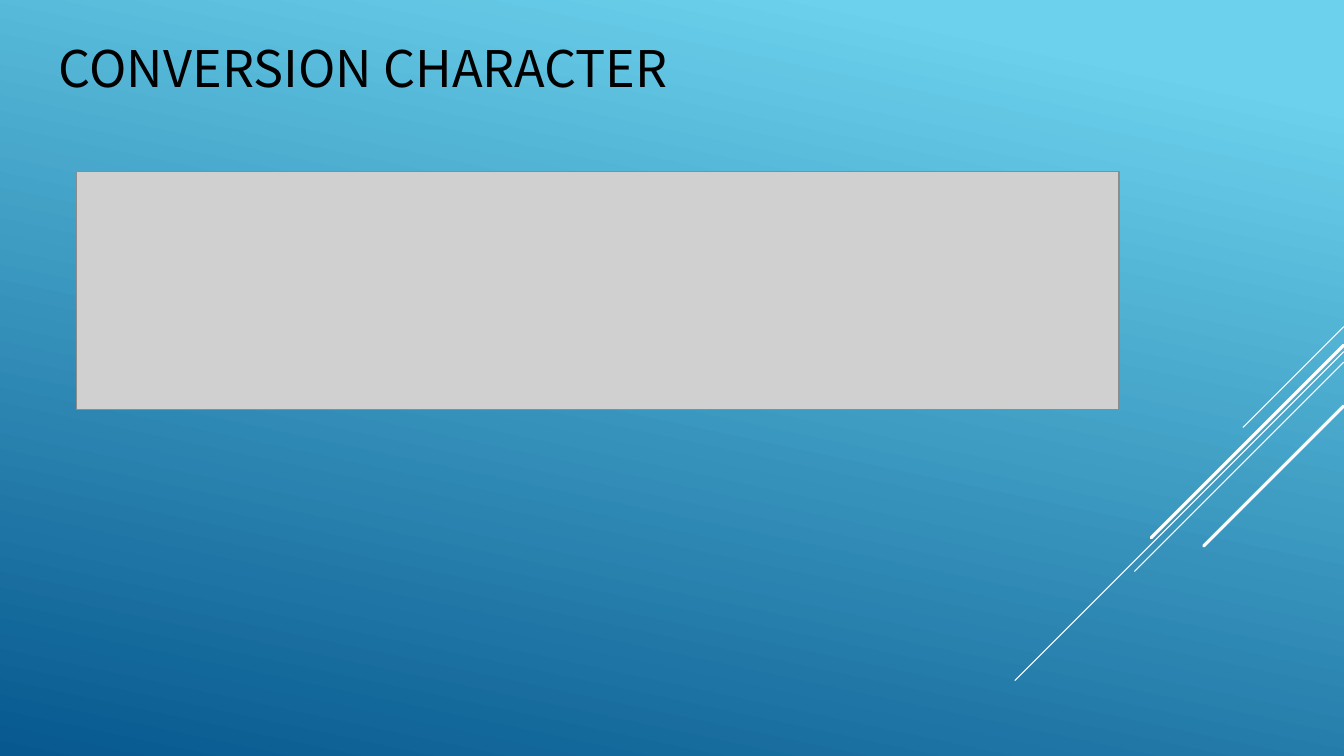
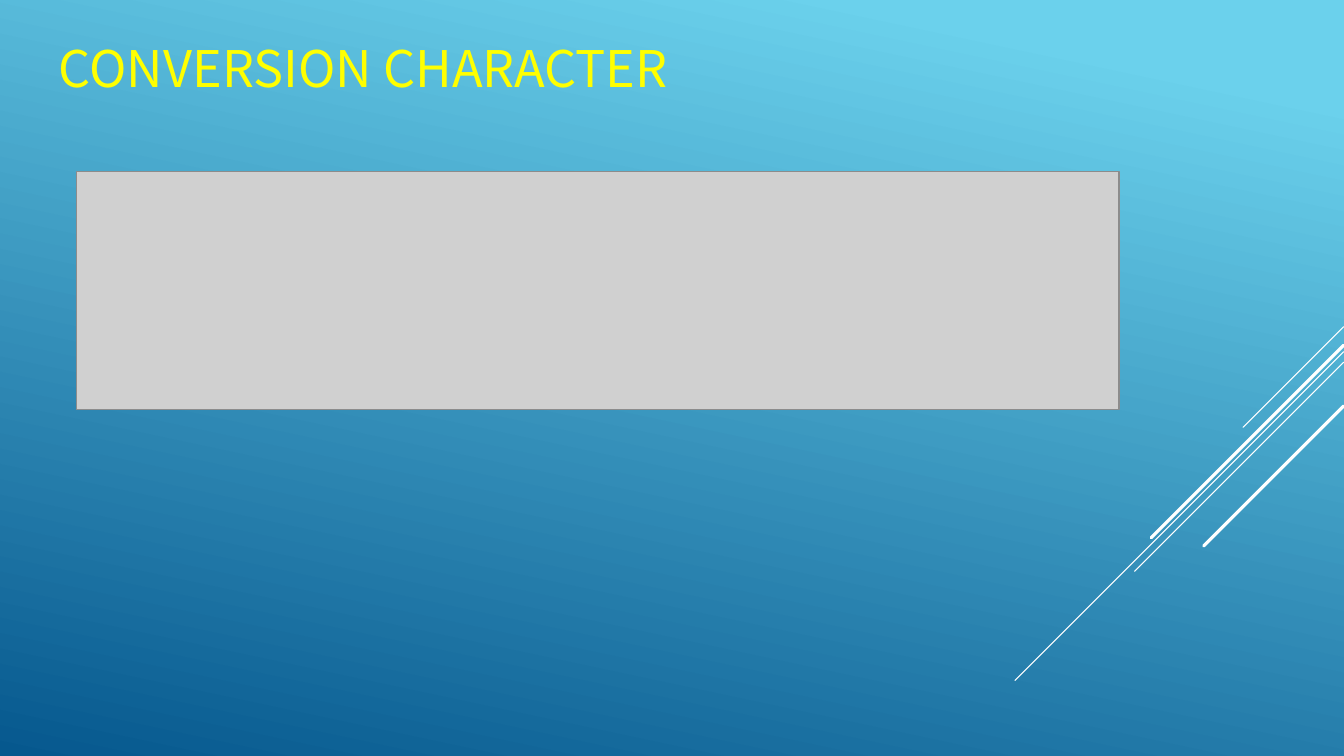
Before and after one commit to yckoincgu/C_Programming, a slide deck: slide 18 of 0910/C01_introduction.odp. Drawn at 1344x756 pixels with LibreOffice and Linux fonts; fonts in the diff are those of the drawing; grey boxes stand for pictures. Boxes give left, top, right and bottom in pixels: in the first picture for what was removed or moved away, otherwise in the second. Text is boxed around its words. In the diff, an @@ line names an element or a change of style, - is before the commit and + after.

```diff
--- a/0910/C01_introduction.odp
+++ b/0910/C01_introduction.odp
@@ title "CONVERSION CHARACTER" at bbox=[59, 49, 667, 88]: text colour #000000 to #FFFF00 @@
```
Also in this commit, not shown: 3 other slides changed, 1 other file.
